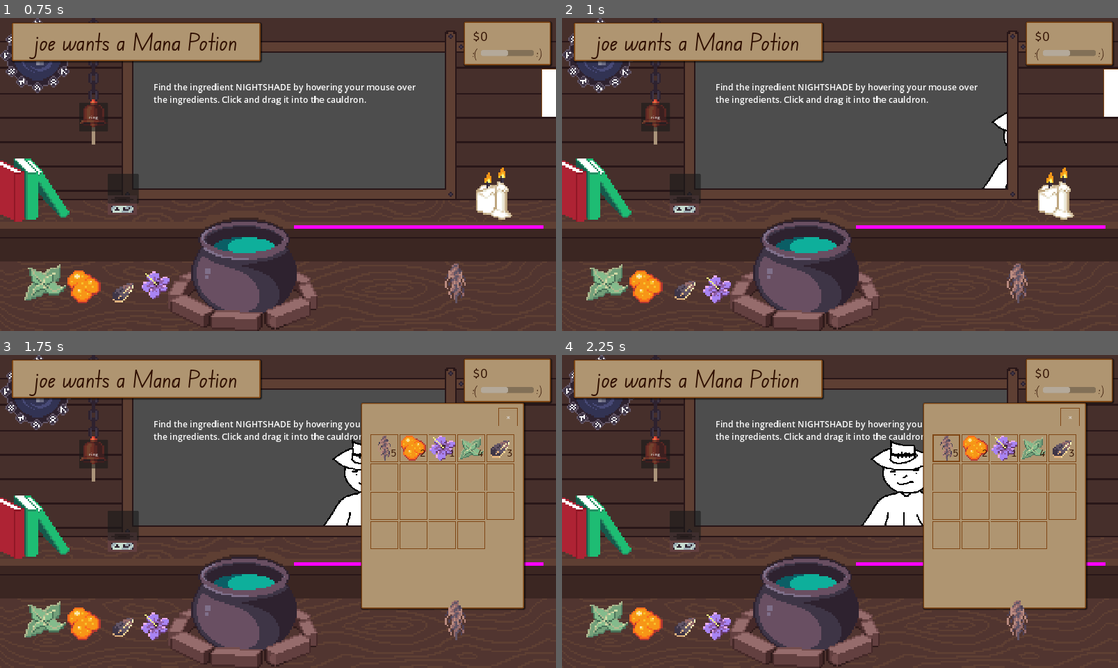
Above: before the commit, frames 1-4 (two rows, left to right).
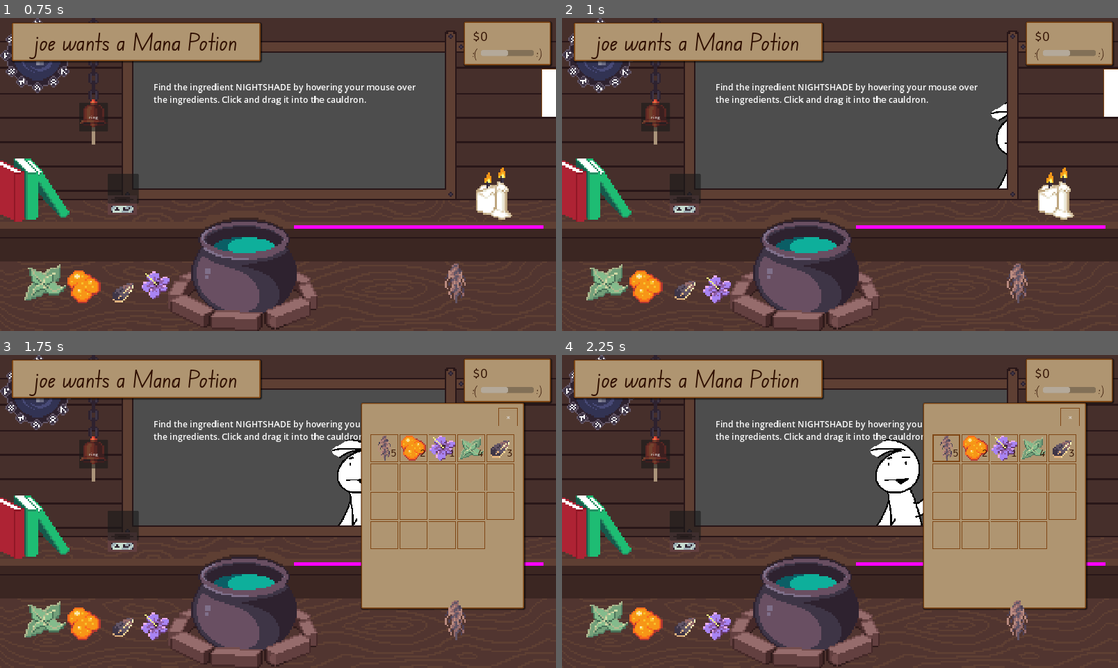
Above: after the commit, the same moments.

Repository: HuskyGameDev/2024s-team3
Game: Godot game, scene res://Scenes/UI/Title.tscn
Two runs of this game, one before a commit and one after it. Both use one fixed random seed, a clock stepped at 60 frames per second and the inputs below.
Inputs (mouse positions are in pixels of both pictures, inside the frame that each line leads up to):
- Up to frame 1 (0.75 s): click "New Game" at 0.5 s
- Up to frame 2 (1 s): no input
- Up to frame 3 (1.75 s): click (550, 430) at 1.25 s
- Up to frame 4 (2.25 s): click (945, 448) at 2 s

Frame 1 is identical in both runs. In frame 2, 0.5% of the frame differs, in the area x 75-80%, y 26-55%; in frame 3, 0.7%; in frame 4, 1.2%, in the area x 53-65%, y 26-55%.

Commit message:
Customer Texture random again in Editor but Not build
-The build is unable to see the customer.png files for some reason
- also made the tutorial consume less resources

Diff:
--- a/Scripts/customer.gd
+++ b/Scripts/customer.gd
@@ -3,9 +3,19 @@
 
 #var potionsRecieved: Array[String] = [] # Add potion recieved to an array for storage, can combine or add to one main array in the future to keep track of all potions
 var data:Customer
+var customerSprites:Array[Texture2D] = []
+const SPRITES_DIR_PATH = "res://Assets/Sprites/Customers"
 
 func _ready():
-	pass #randomize texture here
+	var spritesDir = DirAccess.open(SPRITES_DIR_PATH)
+	if spritesDir:
+	#set texture of customer randomly
+		for fileName:String in spritesDir.get_files(): #This works in editor but build is only able to see .import files???
+			#print(fileName)
+			if fileName.get_extension() == "import": continue
+			customerSprites.append(ResourceLoader.load(SPRITES_DIR_PATH+"/"+fileName, "Texture2D"))
+	#print(customerSprites.size())
+	texture = customerSprites[randi() % customerSprites.size() ] # set customer's sprite randomly
 
 func _setup(customerData: Customer):
 	self.data = customerData
--- a/Scripts/main.gd
+++ b/Scripts/main.gd
@@ -4,14 +4,12 @@
 var IngredientScene = preload("res://Scenes/Ingredient.tscn")
 
 const NAMES_DATA_PATH = "res://Assets/Data/CustomerNames.txt"
-const SPRITES_DIR_PATH = "res://Assets/Sprites/Customers"
 const customerScene = preload("res://Scenes/Customer.tscn")
 
 var txtBox = preload("res://Scenes/UI/textBox.tscn") # general textbox
 
 var custArray:Array[Customer] = []
 var customerNames:Array[String] = []
-var customerSprites:Array[Texture2D] = []
 var currentCustomer
 
 var outWalkSpeed # start walking out from a standstill but not with constant acceleration, change speed when walking out
@@ -29,6 +27,7 @@
 var orderPrice:int
 var orderRep:int
 var potionOnPedestal:String
+var tutorial
 
 
 var walkOut
@@ -45,10 +44,13 @@
 	drawer.make_inv_object.connect(_on_inv_dragged) #moving object out of inventory
 	pedestal.make_ped_object.connect(_on_ped_pressed) #moving object out of pedestal
 	pedestal.sendToBell.connect(_on_pedestal_send_to_bell)
-	# Called when the node enters the scene tree for the first time.
 
 	# create a customer array with all of the orders for the day
 	custArray = PlayerData.save.currentLocation.get_customer_requests(sizeOfCustomers)
+
+	if GameTime.day == 1:
+		tutorial = get_node("Tutorial")
+		tutorial.visible = true
 
 	# set up the array of customer names
 	var namesFile = FileAccess.open(NAMES_DATA_PATH, FileAccess.READ)
@@ -57,14 +59,6 @@
 			var nextLine = namesFile.get_line()
 			if(nextLine != ""): customerNames.append(nextLine)
 		namesFile.close()
-
-	# set up the array of customer sprites
-	var spritesDir = DirAccess.open(SPRITES_DIR_PATH)
-	if spritesDir:
-		for fileName:String in spritesDir.get_files():
-			if fileName.get_extension() == "import": continue
-			customerSprites.append(ResourceLoader.load(SPRITES_DIR_PATH+"/"+fileName, "Texture2D"))
-
 	spawn_customer()
 
 func _process(delta):
@@ -90,26 +84,27 @@
 			nextCust()
 
 func next_step(id): #tutorial progression
-	if id == "nightshade_petals" && get_node("Tutorial/NightShadeText").visible == true:
-		get_node("Tutorial/NightShadeText").visible = false
-		get_node("Tutorial/ThistlerootText").visible = true
-	elif id == "thistle_root" && get_node("Tutorial/ThistlerootText").visible == true:
-		get_node("Tutorial/ThistlerootText").visible = false
-		get_node("Tutorial/CauldronText").visible = true
-	elif id == "healing_potion" && (get_node("Tutorial/CauldronText").visible == true or get_node("Tutorial/NightShadeText").visible == true or get_node("Tutorial/ThistlerootText").visible == true):
-		get_node("Tutorial/NightShadeText").visible = false
-		get_node("Tutorial/ThistlerootText").visible = false
-		get_node("Tutorial/CauldronText").visible = false
-		get_node("Tutorial/PotionText").visible = true
-	elif id == "healing_potion" && get_node("Tutorial/PotionText").visible == true:
-		get_node("Tutorial/PotionText").visible = false
-		get_node("Tutorial/FinishText").visible = true
+	var nightShadeText = get_node("Tutorial/NightShadeText")
+	var thistleRootText = get_node("Tutorial/ThistlerootText")
+	var cauldromText = get_node("Tutorial/CauldronText")
+	var potionText = get_node("Tutorial/PotionText")
+	var finishText = get_node("Tutorial/FinishText")
+	if id == "nightshade_petals" && nightShadeText.visible == true:
+		nightShadeText.visible = false
+		thistleRootText.visible = true
+	elif id == "thistle_root" && thistleRootText.visible == true:
+		thistleRootText.visible = false
+		cauldromText.visible = true
+	elif id == "healing_potion" && (potionText.visible == false):
+		nightShadeText.visible = false
+		thistleRootText.visible = false
+		cauldromText.visible = false
+		potionText.visible = true
+	elif id == "healing_potion" && potionText.visible == true:
+		potionText.visible = false
+		finishText.visible = true
 		await get_tree().create_timer(8).timeout
-		get_node("Tutorial/NightShadeText").visible = false
-		get_node("Tutorial/ThistlerootText").visible = false
-		get_node("Tutorial/CauldronText").visible = false
-		get_node("Tutorial/PotionText").visible = false
-		get_node("Tutorial/FinishText").visible = false
+		tutorial.visible = false
 
 func _on_cauldron_potion_made(potion:Potion):
 	next_step(potion.id)
@@ -163,7 +158,6 @@
 
 	walkOut = false
 	currentCustomer = customerScene.instantiate()
-	#currentCustomer.set_sprite(customerSprites[randi() % customerSprites.size()]) # set customer's sprite randomly
 	currentCustomer.position = customerStartLocation
 	add_child(currentCustomer) # add new customer to the main scene so you can see it
 	move_child(currentCustomer, 0)
@@ -192,9 +186,6 @@
 	print(currentCustomer.data.customerName, " recieved a ",  currentCustomer.data.order.name)
 	walkOut = true
 	o = 0 # need a reset
-
-#func wait(seconds: float) -> void:
-	#await get_tree().create_timer(seconds).timeout
 
 func nextCust():
 	currentCustomer.queue_free()
